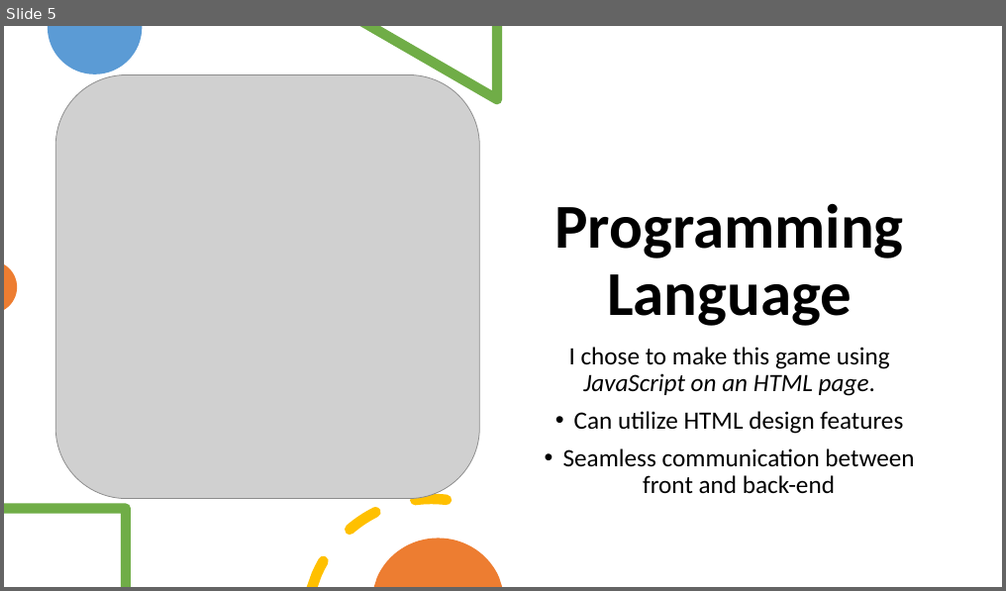
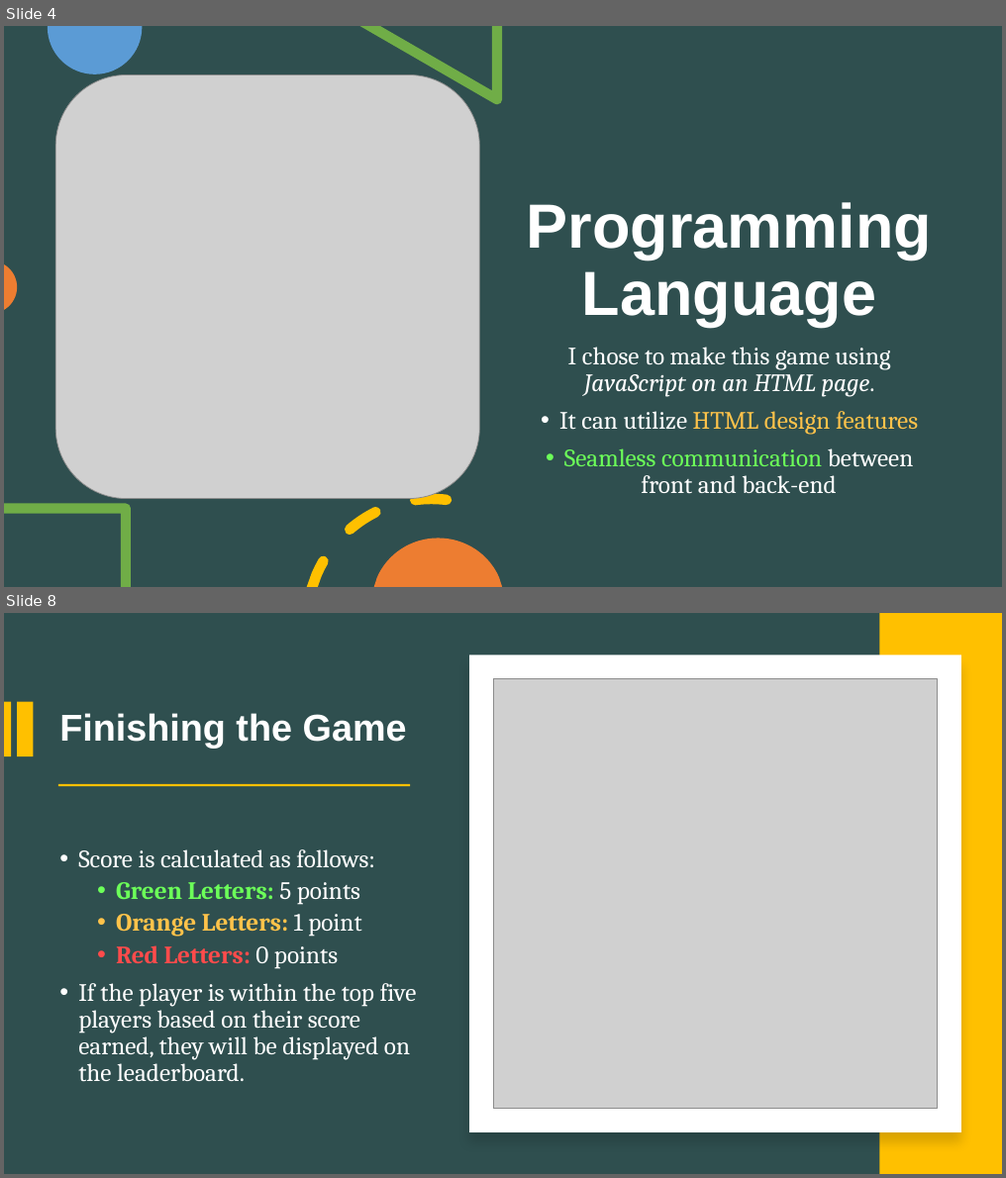
Before and after one commit to MatteoSalverio/ratlab, a slide deck: projects/crosswordle2/CrossWordle Presentation.pptx. Shown one above the other, each under a label of ours: slide 5 before the commit, slides 4 and 8 after it; the slides between them are not shown. The pictures are 1006x591 and 1006x1178 pixels, drawn with LibreOffice and Linux fonts; fonts in the diff are those of the drawing; grey boxes stand for pictures. Boxes give left, top, right and bottom in pixels: in the first picture for what was removed or moved away, otherwise in the second. Text is boxed around its words. In the diff, an @@ line names an element or a change of style, - is before the commit and + after.

```diff
--- a/projects/crosswordle2/CrossWordle Presentation.pptx
+++ b/projects/crosswordle2/CrossWordle Presentation.pptx
@@ slide 8 added at box(4, 613, 1002, 1174), background #2F4F4F @@
@@ rectangle added at box(880, 613, 1002, 1174), fill #FFC000 @@
@@ rectangle added at box(469, 655, 961, 1133), fill #FFFFFF @@
@@ rectangle added at box(4, 701, 12, 757), fill #FFC000 @@
@@ rectangle added at box(17, 701, 33, 757), fill #FFC000 @@
@@ picture added at box(494, 678, 938, 1109) @@
@@ title added at box(59, 713, 407, 748), 36 pt, text #FFFFFF, bold @@
+Finishing the Game
@@ rectangle added at box(58, 784, 411, 786), fill #FFC000 @@
@@ text added at box(78, 850, 417, 1082), 24 pt, text #FFFFFF @@
+• Score is calculated as follows:
+  • Green Letters: 5 points
+  • Orange Letters: 1 point
+  • Red Letters: 0 points
+• If the player is within the top five players based on their score earned, they will be displayed on the leaderboard.
@@ what was slide 5 is now slide 4 @@
@@ slide 4 changed as well @@
@@ background #FFFFFF to #2F4F4F @@
@@ title "Programming Language" at box(527, 202, 932, 326): font Calibri to Arial, text colour #000000 to #FFFFFF @@
@@ text at box(564, 347, 914, 494): font Calibri to Cambria in "I chose to make this game using ...", "Seamless communication between front and back-end"; text colour #000000 to #FFFFFF in "I chose to make this game using ...", "between front and back-end"; text colour #000000 to #6CFF59 in "Seamless communication" @@
@@ text at box(559, 411, 918, 435): text changed; font Calibri to Cambria; text colour #000000 to #FFC34A @@
-• Can utilize HTML design features
+• It can utilize HTML design features
```
Also in this commit, not shown: 4 other slides changed, 10 other slides added, 1 slide removed, 3 other files.
